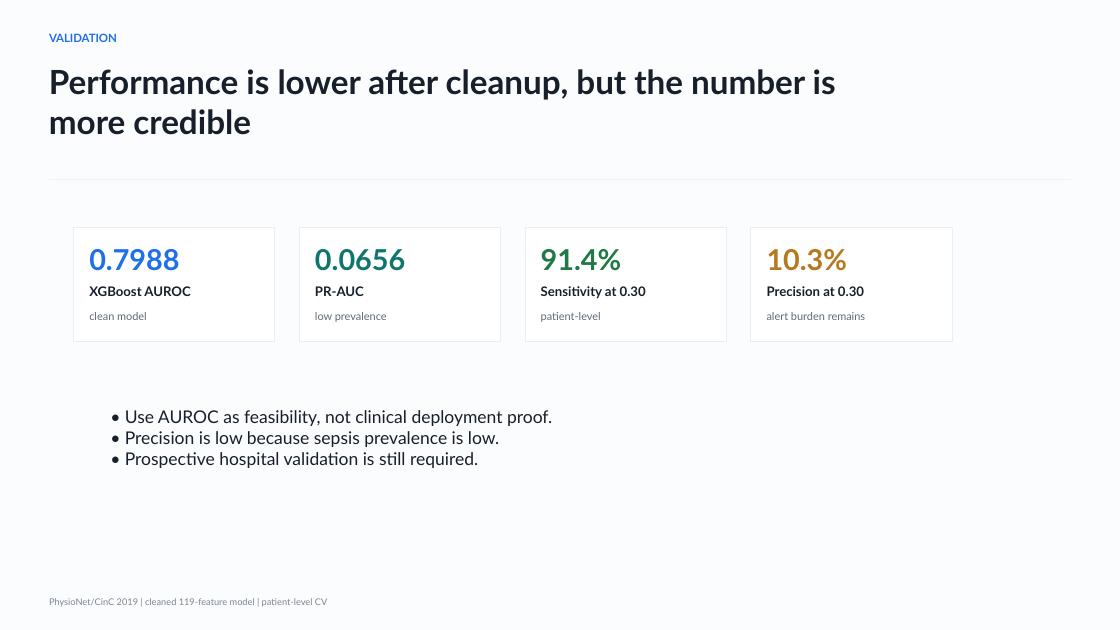
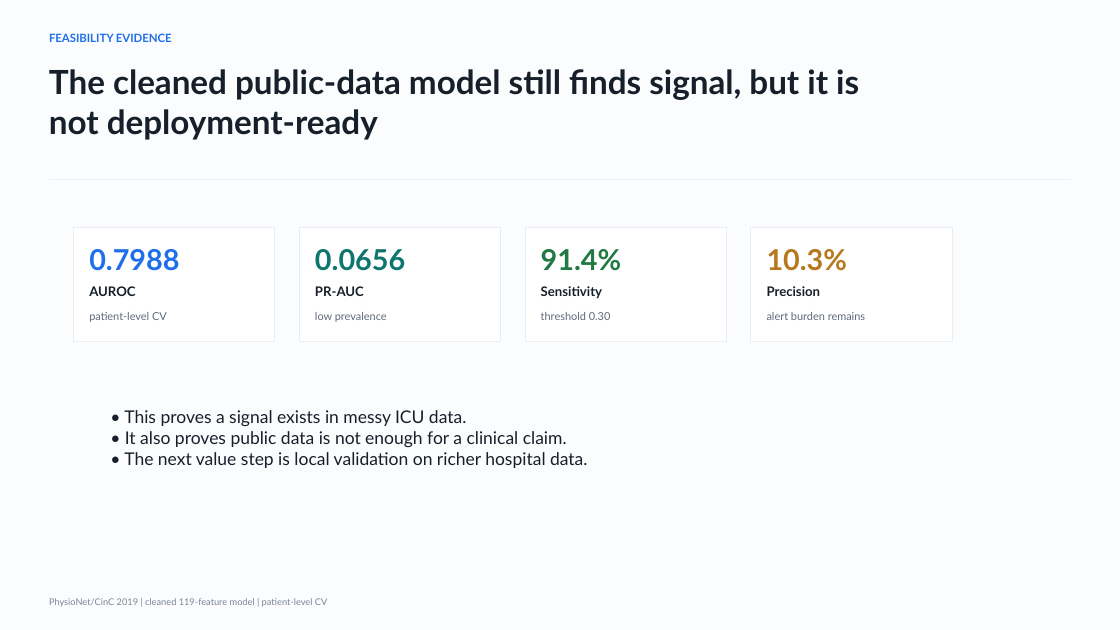
Before and after one commit to rushillshah/SepsisBot, a slide deck: slide 6 of docs/Sepsis_Early_Warning_Doctor_Cleaned.pptx (slide 4 before the commit). Drawn at 1120x630 pixels with LibreOffice and Linux fonts; fonts in the diff are those of the drawing. Boxes give left, top, right and bottom in pixels: in the first picture for what was removed or moved away, otherwise in the second. Text is boxed around its words. In the diff, an @@ line names an element or a change of style, - is before the commit and + after.

Commit message:
Reframe sepsis decks as analytics workflow pitch

```diff
--- a/docs/Sepsis_Early_Warning_Doctor_Cleaned.pptx
+++ b/docs/Sepsis_Early_Warning_Doctor_Cleaned.pptx
@@ text at (49,33,172,42): text changed @@
-VALIDATION
+FEASIBILITY EVIDENCE
@@ text at (49,69,859,140): text changed @@
-Performance is lower after cleanup, but the number is more credible
+The cleaned public-data model still finds signal, but it is not deployment-ready
@@ text at (89,286,135,296): text changed @@
-XGBoost AUROC
+AUROC
@@ text at (541,286,602,299): text changed @@
-Sensitivity at 0.30
+Sensitivity
@@ text at (767,286,821,296): text changed @@
-Precision at 0.30
+Precision
@@ text at (89,312,167,322): text changed @@
-clean model
+patient-level CV
@@ text at (541,312,611,320): text changed @@
-patient-level
+threshold 0.30
@@ text at (124,410,587,468): text changed @@
-• Use AUROC as feasibility, not clinical deployment proof.
-• Precision is low because sepsis prevalence is low.
-• Prospective hospital validation is still required.
+• This proves a signal exists in messy ICU data.
+• It also proves public data is not enough for a clinical claim.
+• The next value step is local validation on richer hospital data.
```
Also in this commit, not shown: 3 other slides changed, 6 slides added, 4 slides removed, 1 other file.
